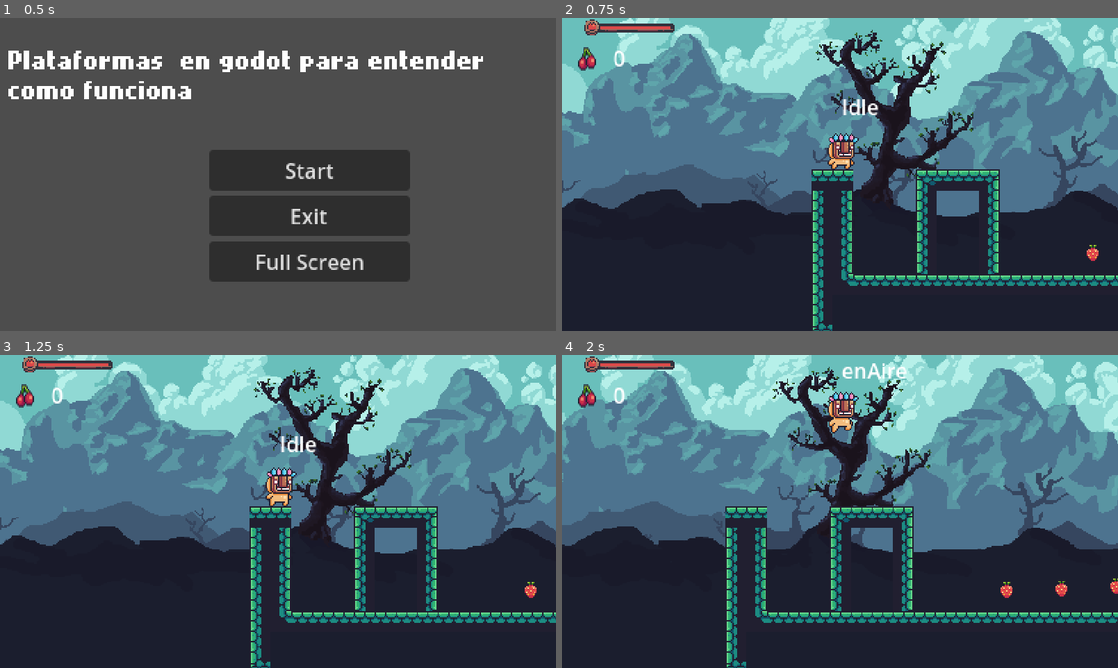
Above: before the commit, frames 1-4 (two rows, left to right).
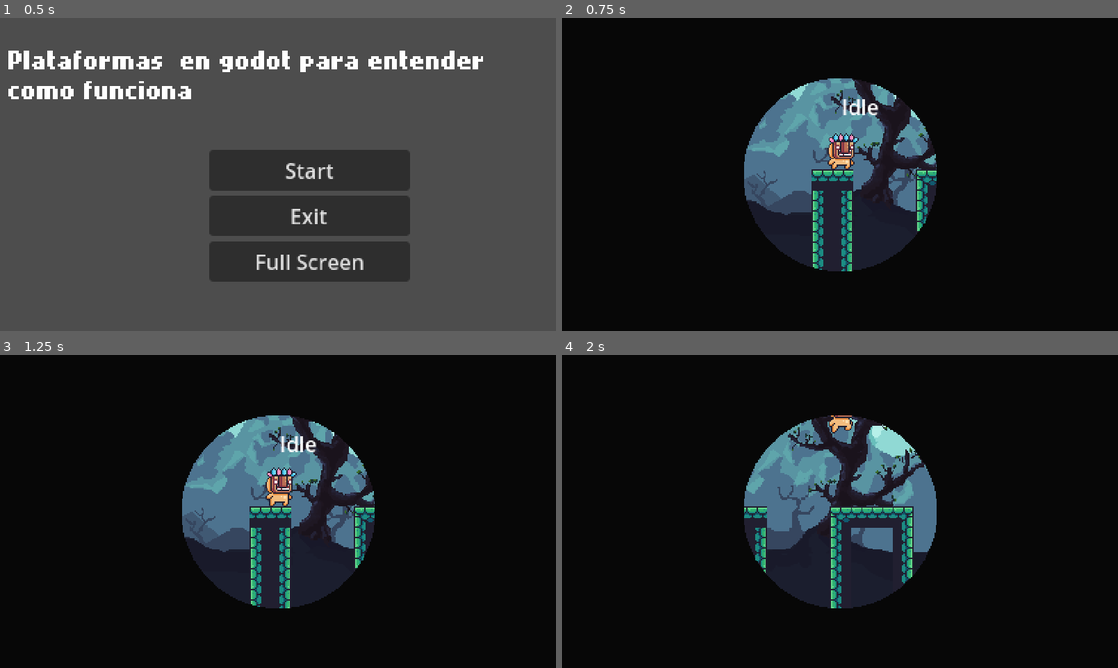
Above: after the commit, the same moments.

Repository: Sergiodevelopersk8/godotjuegoscursos
Game: Godot game, scene res://Maps/main_menu.tscn
Same seed, same stepped clock (60 frames per second), same inputs: the game is played once before the commit and once after it.
Inputs:
- Up to frame 1 (0.5 s): no input
- Up to frame 2 (0.75 s): click "Start" at 0.5 s
- Up to frame 3 (1.25 s): no input
- Up to frame 4 (2 s): tap Enter (ui_accept) at 1.25, 1.52 s; hold Right (ui_right) from 1.28 s (still down); tap Z (dash) at 1.35 s

Frame 1 is identical in both runs. In frame 2, 83% of the frame differs, in the area x 0-100%, y 0-100%; in frame 3, 83%; in frame 4, 83%.

Commit message:
paso al video 647

Diff:
--- /dev/null
+++ b/plataformas/new-game-project/Player/TransitionShader.gdshader
@@ -0,0 +1,19 @@
+shader_type canvas_item;
+
+uniform float circle_size : hint_range(0.0, 1.05) = 0.5f;
+uniform float screen_width;
+uniform float screen_height;
+void vertex() {
+	// Called for every vertex the material is visible on.
+}
+
+void fragment() {
+	float ratio = screen_width / screen_height;
+	float dist = distance(vec2(0.5,0.5), vec2(mix(0.5, UV.x,ratio), UV.y));
+	COLOR.a = step(circle_size,dist);
+}
+
+//void light() {
+	// Called for every pixel for every light affecting the CanvasItem.
+	// Uncomment to replace the default light processing function with this one.
+//}
--- a/plataformas/new-game-project/Player/player.tscn
+++ b/plataformas/new-game-project/Player/player.tscn
@@ -7,6 +7,7 @@
 [ext_resource type="Texture2D" uid="uid://ckaore37h130l" path="res://Assets_PixelAdventure/Menu/UI/lifebar-1.png" id="5_0so2l"]
 [ext_resource type="Texture2D" uid="uid://53mh0rvj54b1" path="res://Assets_PixelAdventure/Menu/UI/lifebar-2.png" id="6_lvnme"]
 [ext_resource type="AudioStream" uid="uid://ba2hxqf376lg" path="res://Assets_PixelAdventure/Sounds/Jump.ogg" id="6_pi6jh"]
+[ext_resource type="Shader" path="res://Player/TransitionShader.gdshader" id="7_00uu2"]
 [ext_resource type="AudioStream" uid="uid://bk01bmd5p2v58" path="res://Assets_PixelAdventure/Sounds/Hit.ogg" id="7_8yb3t"]
 [ext_resource type="Script" path="res://Player/StateMachine/StateMachine.gd" id="8_bu2s2"]
 [ext_resource type="Script" path="res://Player/idle.gd" id="9_orv3f"]
@@ -185,6 +186,12 @@
 [sub_resource type="StyleBoxTexture" id="StyleBoxTexture_q0550"]
 texture = ExtResource("6_lvnme")
 
+[sub_resource type="ShaderMaterial" id="ShaderMaterial_mpmwm"]
+shader = ExtResource("7_00uu2")
+shader_parameter/circle_size = 0.309
+shader_parameter/screen_width = 426.0
+shader_parameter/screen_height = 240.0
+
 [sub_resource type="RectangleShape2D" id="RectangleShape2D_2gcxc"]
 size = Vector2(19, 22)
 
@@ -239,6 +246,15 @@
 value = 5.0
 show_percentage = false
 
+[node name="ColorRect" type="ColorRect" parent="PlayerGUI"]
+material = SubResource("ShaderMaterial_mpmwm")
+anchors_preset = 15
+anchor_right = 1.0
+anchor_bottom = 1.0
+grow_horizontal = 2
+grow_vertical = 2
+color = Color(0.0295066, 0.0295066, 0.0295066, 1)
+
 [node name="RayCastDmg" type="Node2D" parent="."]
 
 [node name="RayCast2D" type="RayCast2D" parent="RayCastDmg"]
--- a/plataformas/new-game-project/scene/world_2.tscn
+++ b/plataformas/new-game-project/scene/world_2.tscn
@@ -75,6 +75,23 @@
 0:9/0/physics_layer_0/polygon_0/points = PackedVector2Array(-8, -8, 8, -8, 8, 8, -8, 8)
 0:9/0/terrains_peering_bit/bottom_right_corner = 0
 0:9/0/terrains_peering_bit/top_right_corner = 0
+6:4/0 = 0
+7:4/0 = 0
+8:4/0 = 0
+6:5/0 = 0
+7:5/0 = 0
+8:5/0 = 0
+9:4/0 = 0
+10:4/0 = 0
+10:5/0 = 0
+9:5/0 = 0
+8:6/0 = 0
+7:6/0 = 0
+6:6/0 = 0
+2:4/0 = 0
+1:4/0 = 0
+0:4/0 = 0
+0:5/0 = 0
 
 [sub_resource type="TileSet" id="TileSet_i2t1a"]
 physics_layer_0/collision_layer = 4
@@ -85,7 +102,7 @@
 sources/0 = SubResource("TileSetAtlasSource_6cr64")
 
 [sub_resource type="RectangleShape2D" id="RectangleShape2D_sku4o"]
-size = Vector2(906, 70)
+size = Vector2(1784, 70)
 
 [sub_resource type="Curve2D" id="Curve2D_0t58p"]
 _data = {
@@ -105,12 +122,12 @@
 position = Vector2(39, 48)
 tile_set = SubResource("TileSet_i2t1a")
 format = 2
-layer_0/tile_data = PackedInt32Array(-65539, 65536, 8, -6554 …(465 unchanged characters)… 536, 8, 65570, 65536, 8, 65572, 65536, 8)
+layer_0/tile_data = PackedInt32Array(-65539, 65536, 8, -6554 …(465 unchanged characters)… 536, 8, 65570, 65536, 8, 65572, 65536, 8, 41, 393216, 4, 42, 458752, 4, 43, 524288, 4, 44, 393216, 4, 45, 458752, 4, 46, 524288, 4, -65489, 393216, 4, -65488, 458752, 4, -65487, 524288, 4, -65480, 393216, 4, -65479, 458752, 4, -65478, 524288, 4, -65477, 393216, 4, -65476, 458752, 4, -65475, 524288, 4, -65474, 393216, 4, -65473, 458752, 4, -65472, 524288, 4, -65471, 458752, 4, 56, 393216, 5, 65592, 393216, 6, 131128, 393216, 5, 196664, 393216, 6, 65, 393216, 5, 65601, 393216, 6, 131137, 393216, 5, 196673, 393216, 6)
 
 [node name="Player" parent="." instance=ExtResource("2_26m6x")]
 
 [node name="finDeNivel" parent="Player" instance=ExtResource("3_8nvb5")]
-position = Vector2(629, 32)
+position = Vector2(1087, 1)
 
 [node name="ParallaxBackground" type="ParallaxBackground" parent="."]
 scroll_base_offset = Vector2(0, 100)
@@ -166,43 +183,43 @@
 collision_layer = 7
 
 [node name="CollisionShape2D" parent="FallDamage" index="0"]
-position = Vector2(93, 87)
+position = Vector2(438, 87)
 shape = SubResource("RectangleShape2D_sku4o")
 
 [node name="Sierra" parent="." instance=ExtResource("11_tmrq2")]
 position = Vector2(241, -49)
 
 [node name="SierraVerdadera" parent="Sierra" index="0"]
-position = Vector2(9.14426, -0.879608)
+position = Vector2(29.6697, -39.2274)
 
 [node name="Sprite2D" parent="Sierra/SierraVerdadera" index="0"]
-rotation = 59491.5
+rotation = 70754.7
 
 [node name="Path2D" parent="Sierra" index="1"]
 position = Vector2(-5, -3)
 curve = SubResource("Curve2D_0t58p")
 
 [node name="PathFollow2D" parent="Sierra/Path2D" index="0"]
-position = Vector2(13.4428, 1.92399)
-rotation = 0.273009
-progress = 200.354
+position = Vector2(33.5652, -36.46)
+rotation = -2.9341
+progress = 93.9376
 
 [node name="Sierra2" parent="." instance=ExtResource("11_tmrq2")]
 position = Vector2(380, -1)
 
 [node name="SierraVerdadera" parent="Sierra2" index="0"]
-position = Vector2(-25.6317, 7.12572)
+position = Vector2(35.4889, -56.7188)
 
 [node name="Sprite2D" parent="Sierra2/SierraVerdadera" index="0"]
-rotation = 59491.5
+rotation = 70754.7
 
 [node name="Path2D" parent="Sierra2" index="1"]
 curve = SubResource("Curve2D_4vhns")
 
 [node name="PathFollow2D" parent="Sierra2/Path2D" index="0"]
-position = Vector2(-26.5665, 7.4412)
-rotation = -0.325496
-progress = 233.16
+position = Vector2(34.0851, -57.1302)
+rotation = -2.85647
+progress = 65.2117
 
 [node name="EnemigoCerdito" parent="." instance=ExtResource("12_d602u")]
 position = Vector2(534, 49)
Not shown: 1 places in plataformas/new-game-project/Player/player.tscn that only renumber resources
